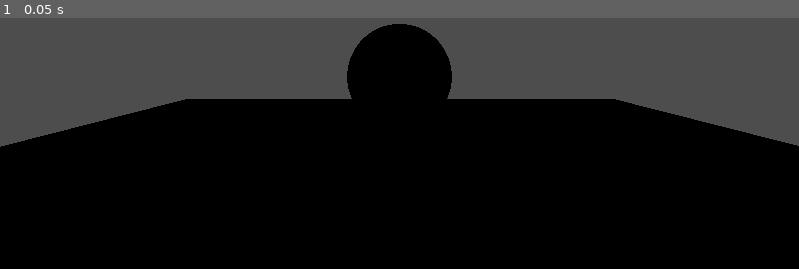
Above: before the commit, frame 1.
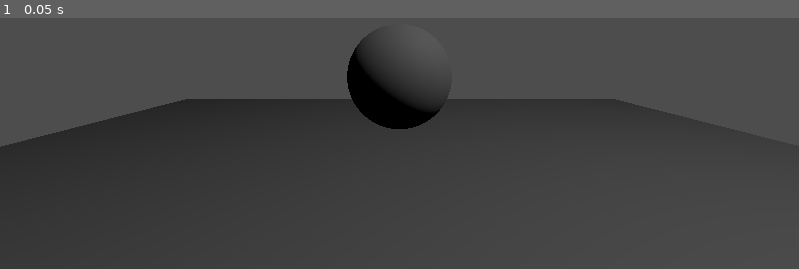
Above: after the commit, the same moment.

Repository: hypercomrade/psx-racer
Game: Godot game, scene res://world.tscn
The game is run twice, just before and just after one commit, with the same random seed, the same clock (stepped at 60 frames per second) and the same inputs.
Inputs:
- Up to frame 1 (0.05 s): no input

The runs differ from the first frame. In frame 1, 65% of the frame differs, in the area x 0-100%, y 2-100%.

Commit message:
Fix global lighting

Diff:
--- a/pc.tscn
+++ b/pc.tscn
@@ -1,6 +1,8 @@
 [gd_scene load_steps=2 format=3 uid="uid://b5oba7am038t"]
 
 [sub_resource type="SphereMesh" id="SphereMesh_ct41q"]
+lightmap_size_hint = Vector2i(9, 5)
+add_uv2 = true
 radius = 0.25
 height = 0.5
 
@@ -10,4 +12,6 @@
 transform = Transform3D(1, 0, 0, 0, 1, 0, 0, 0, 1, 0, 0.15081918, 1.4180744)
 
 [node name="MeshInstance3D" type="MeshInstance3D" parent="."]
+layers = 1023
+gi_mode = 2
 mesh = SubResource("SphereMesh_ct41q")
--- a/world.tscn
+++ b/world.tscn
@@ -3,6 +3,8 @@
 [ext_resource type="PackedScene" uid="uid://b5oba7am038t" path="res://pc.tscn" id="1_f3sb7"]
 
 [sub_resource type="BoxMesh" id="BoxMesh_gv5m4"]
+lightmap_size_hint = Vector2i(404, 216)
+add_uv2 = true
 size = Vector3(40, 1, 40)
 
 [sub_resource type="BoxShape3D" id="BoxShape3D_gv5m4"]
@@ -14,6 +16,7 @@
 
 [node name="MeshInstance3D" type="MeshInstance3D" parent="StaticBody3D"]
 transform = Transform3D(1, 0, 0, 0, 1, 0, 0, 0, 1, 0.07069969, -0.17343378, 0)
+layers = 1023
 mesh = SubResource("BoxMesh_gv5m4")
 
 [node name="CollisionShape3D" type="CollisionShape3D" parent="StaticBody3D"]
@@ -25,4 +28,9 @@
 
 [node name="OmniLight3D" type="OmniLight3D" parent="."]
 transform = Transform3D(1, 0, 0, 0, 1, 0, 0, 0, 1, 12.461923, 22.793457, 12.377712)
+light_energy = 6.719
+light_indirect_energy = 3.951
+light_volumetric_fog_energy = 3.865
+light_size = 2.45
 shadow_enabled = true
+omni_range = 2508.836
